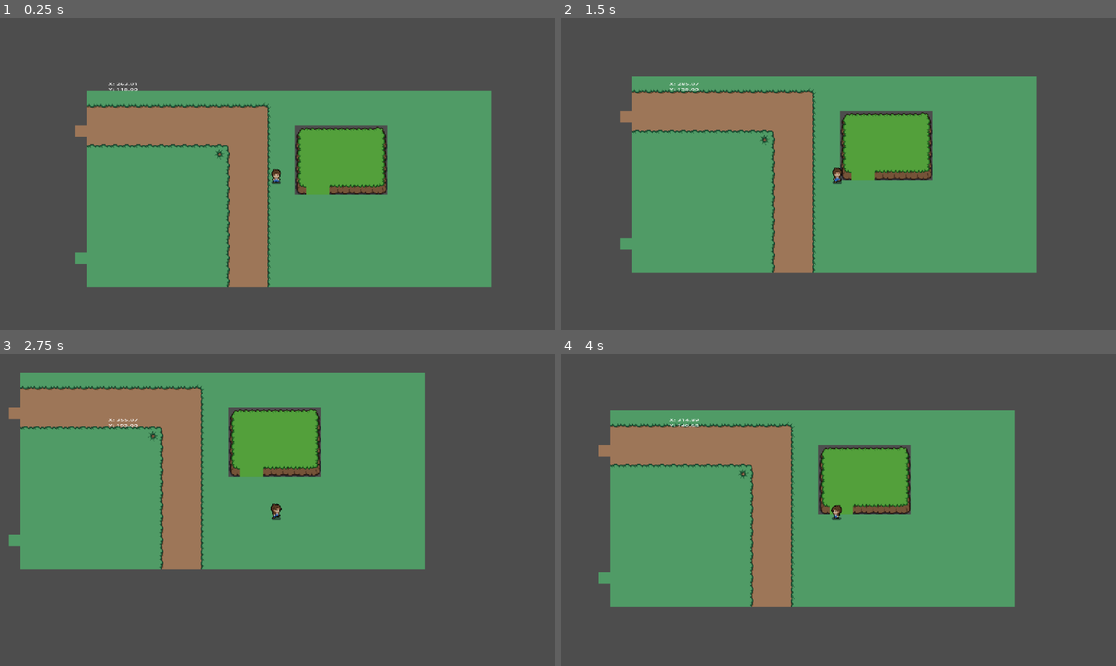
Above: before the commit, frames 1-4 (two rows, left to right).
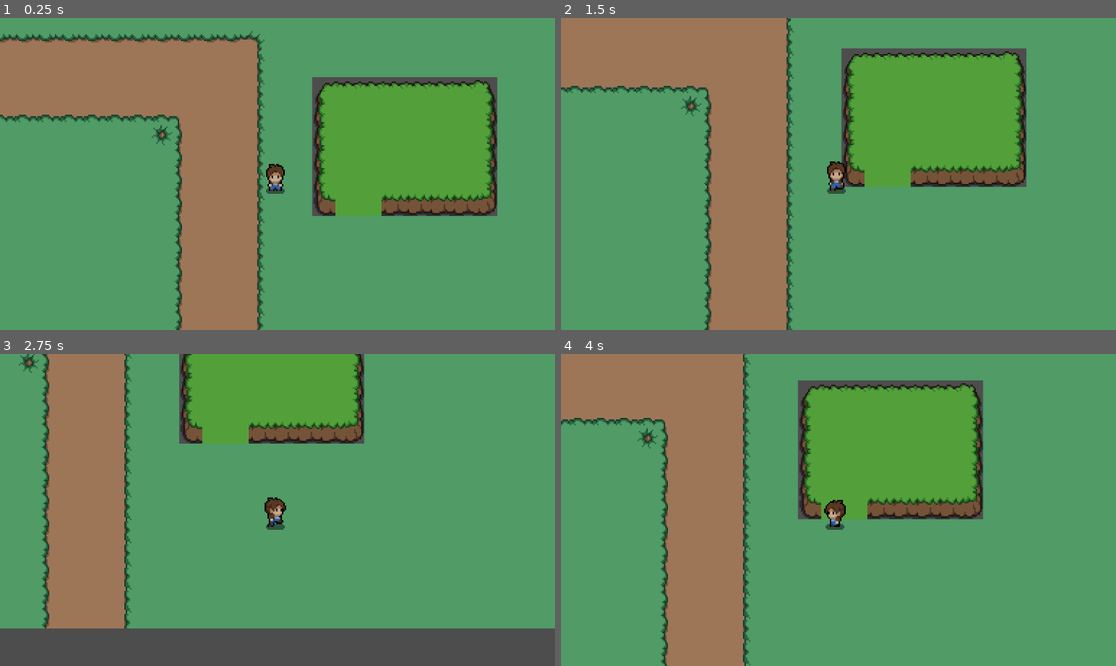
Above: after the commit, the same moments.

Repository: mzztin/PrototypSWE
Game: Godot game, scene res://scenes/hub.tscn
The game is run twice, just before and just after one commit, with the same random seed, the same clock (stepped at 60 frames per second) and the same inputs. This scene is started directly instead of the project's main scene.
Inputs:
- Up to frame 1 (0.25 s): no input
- Up to frame 2 (1.5 s): tap Enter at 0.5 s; hold D (right) 0.53-1.28 s; hold S (down) from 1.28 s (still down)
- Up to frame 3 (2.75 s): release S (down) at 2.03 s; hold D (right) from 2.03 s (still down)
- Up to frame 4 (4 s): release D (right) at 2.78 s; hold W (up) 2.78-3.53 s; hold A (left) from 3.53 s (still down)

The runs differ from the first frame. In frame 1, 74% of the frame differs, in the area x 0-100%, y 0-100%; in frame 2, 75%; in frame 3, 64%; in frame 4, 76%.
Error after the commit: Parse Error: Expected expression after "or" operator. (res://scripts/map_view.gd:17)

Commit message:
new map

Diff:
--- a/scenes/map_viewer.tscn
+++ b/scenes/map_viewer.tscn
@@ -7,6 +7,7 @@
 shader = ExtResource("2_1lfpv")
 
 [node name="MapViewer" type="Node2D"]
+process_mode = 3
 script = ExtResource("1_6wwvo")
 
 [node name="Camera2D" type="Camera2D" parent="."]
--- a/scenes/player.tscn
+++ b/scenes/player.tscn
@@ -192,6 +192,11 @@
 }],
 "loop": true,
 "name": &"down_walk",
+"speed": 5.0
+}, {
+"frames": [],
+"loop": true,
+"name": &"invisible",
 "speed": 5.0
 }, {
 "frames": [{
@@ -295,8 +300,7 @@
 [node name="AnimatedSprite2D" type="AnimatedSprite2D" parent="."]
 position = Vector2(-1, -8)
 sprite_frames = SubResource("SpriteFrames_ra4vn")
-animation = &"up_idle"
-frame_progress = 0.0391348
+animation = &"invisible"
 
 [node name="Camera2D" type="Camera2D" parent="."]
 position = Vector2(1, -3)
--- a/scripts/hub.gd
+++ b/scripts/hub.gd
@@ -1,10 +1,8 @@
 extends Node2D
-
 
 # Called when the node enters the scene tree for the first time.
 func _ready():
 	pass # Replace with function body.
-
 
 # Called every frame. 'delta' is the elapsed time since the previous frame.
 func _process(delta):
@@ -16,12 +14,13 @@
 		PlayerVariables.map_option = !PlayerVariables.map_option
 
 func handle_camera():
-
-	#PlayerVariables.field_of_view += 0.01
+	#if PlayerVariables.field_of_view < 10:
+	#	PlayerVariables.field_of_view += 0.01
 
 	if PlayerVariables.map_option:
 		$MapView/Camera2D.make_current()
 		PlayerVariables.immobile = true
+
 	else:
 		$Player/Camera2D.make_current()
 		PlayerVariables.immobile = false
--- a/scripts/map_view.gd
+++ b/scripts/map_view.gd
@@ -2,7 +2,7 @@
 
 @onready var camera = $Camera2D
 
-var target_position = Vector2(0, 0)
+var target_position = Vector2(40, 40)
 
 # Called when the node enters the scene tree for the first time.
 func _ready():
@@ -12,3 +12,6 @@
 func _process(delta):
 	if target_position:
 		position = position.lerp(target_position, 1)
+
+func handle_map_input():
+	if
--- a/scripts/player.gd
+++ b/scripts/player.gd
@@ -19,9 +19,10 @@
 	handle_escape()
 	update_developer_information()
 	handle_fov()
+	handle_immobile()
 
 func player_movement(delta):
-	if get_node("/root/PlayerVariables").immobile == true:
+	if PlayerVariables.immobile:
 		return
 
 	if Input.is_action_pressed("right"):
@@ -96,3 +97,8 @@
 func handle_fov():
 	var field_of_view = PlayerVariables.field_of_view
 	$Camera2D.zoom = Vector2(1 * field_of_view, 1 * field_of_view)
+
+func handle_immobile():
+	if PlayerVariables.immobile == true:
+		$AnimatedSprite2D.play("invisible")
+		return
--- a/scripts/player_variables.gd
+++ b/scripts/player_variables.gd
@@ -1,13 +1,25 @@
 extends Node
+
+func load():
+	pass
 
 var speed = 100
 
-var field_of_view = 1.5 # Zoom Niveau
+var field_of_view = 3 # Zoom Niveau
 
-var current_level = 0
 var hp: int = 100
 var immobile: bool = false
 var inventory = []
 
 var current_map_size = Vector2(600, 600)
+
+# Die verschiedene Level, 0 = Hub, 1-x sind die Level
+var current_level = 1
+
+# Position
+var position = 0
+
+# Hat der Spieler die Map auf, oder nicht
 var map_option = false
+# Hat der Spieler das Escape Menu auf oder nicht
+var escape_option = false
